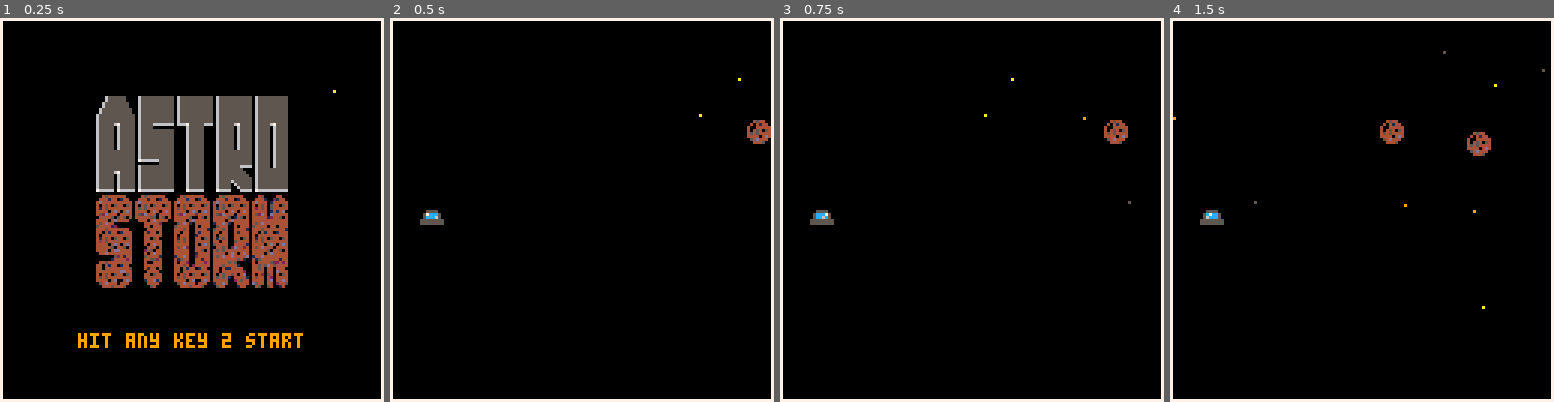
Above: before the commit, frames 1-4 (left to right).
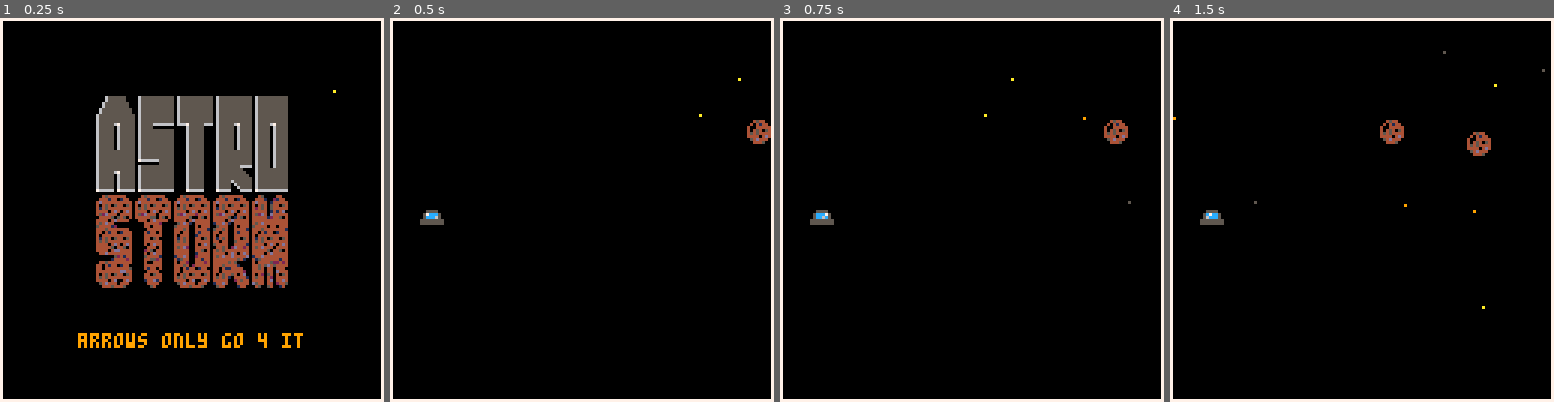
Above: after the commit, the same moments.

Repository: evenbrenden/astrostorm
Game: PICO-8 cartridge astrostorm.p8
Same seed, same stepped clock (60 frames per second), same inputs: the game is played once before the commit and once after it.
Inputs:
- Up to frame 1 (0.25 s): no input
- Up to frame 2 (0.5 s): tap X (X key) at 0.33 s
- Up to frame 3 (0.75 s): tap O (Z key) at 0.7 s
- Up to frame 4 (1.5 s): tap X (X key) at 1.07 s

The runs differ from the first frame. In frame 1, 0.8% of the frame differs, in the area x 21-76%, y 82-86%; in frame 2, nothing differs; in frame 3, nothing differs; in frame 4, nothing differs.

Commit message:
Change title text

Diff:
--- a/astrostorm.p8
+++ b/astrostorm.p8
@@ -42,7 +42,7 @@
     local vertical_offset = 26
     spr(64, 32, vertical_offset, 8, 8)
     spr(72, 32, 32 + vertical_offset, 8, 8)
-    local msg = "hit any key 2 start"
+    local msg = "arrows only go 4 it"
     print(msg, 64 - 2*#msg, 79 + vertical_offset, 9)
 end
 
